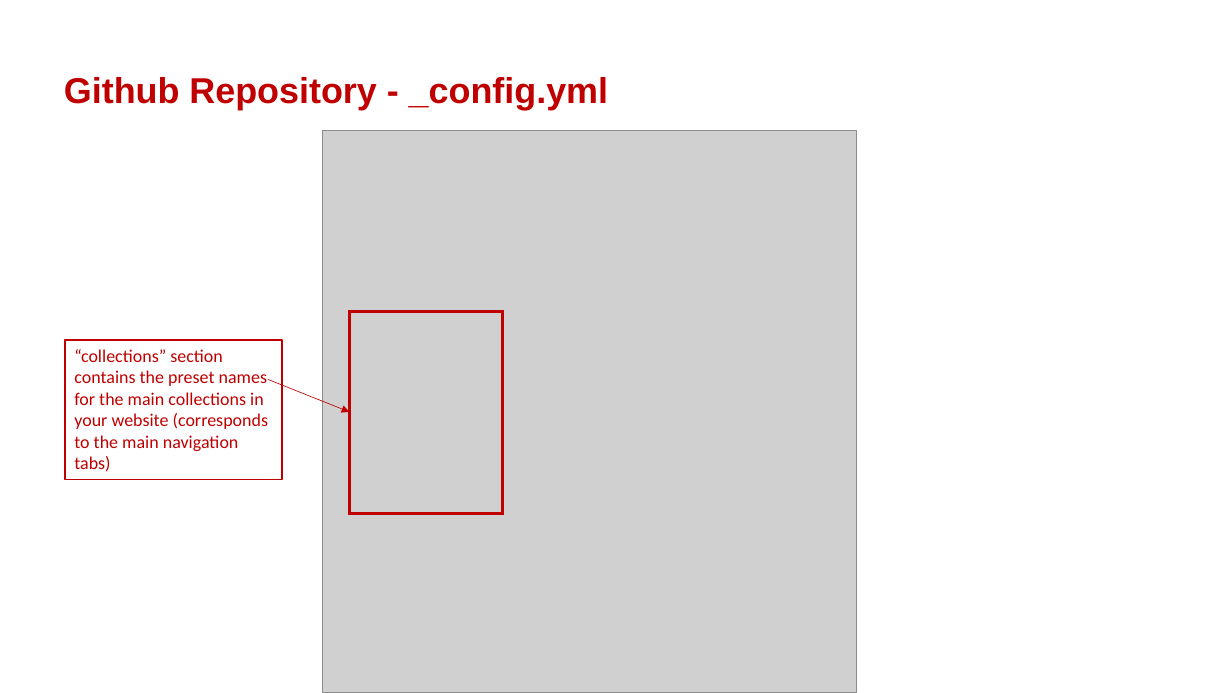
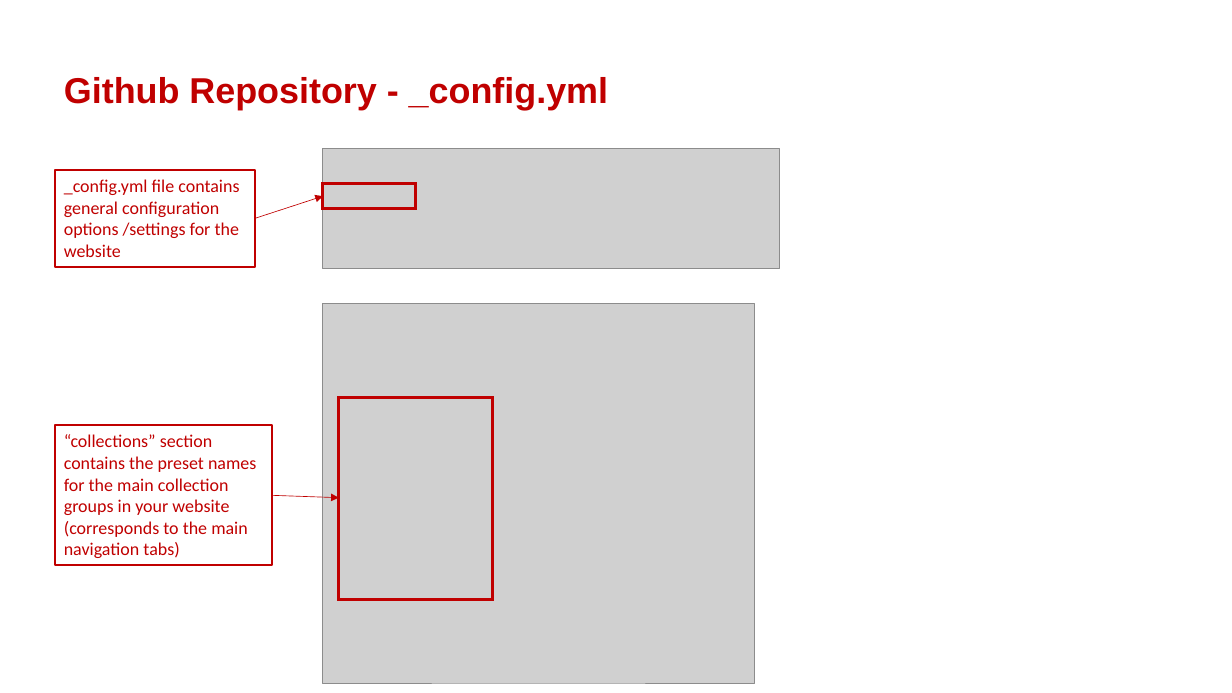
Before and after one commit to isomerpages/enterprisesg-sac-old, a slide deck: slide 12 of files/admin-guide/SAC-admin-guide-overview.pptx (slide 11 before the commit). Drawn at 1232x693 pixels with LibreOffice and Linux fonts; fonts in the diff are those of the drawing; grey boxes stand for pictures; background and template pictures are left out. Boxes give left, top, right and bottom in pixels: in the first picture for what was removed or moved away, otherwise in the second. Text is boxed around its words. In the diff, an @@ line names an element or a change of style, - is before the commit and + after.

```diff
--- a/files/admin-guide/SAC-admin-guide-overview.pptx
+++ b/files/admin-guide/SAC-admin-guide-overview.pptx
@@ picture added at (323,149,779,269) @@
@@ rectangle added at (55,170,254,266), outline #C00000 1.5 pt, 14 pt, text #C00000 @@
+_config.yml file contains general configuration options /settings for the website
@@ arrow moved from (268, 380) - (349, 412) to (255, 218) - (323, 196) @@
@@ rectangle added at (323,184,416,209), outline #C00000 2.25 pt @@
@@ picture: place and size @@
-picture at (323,131,856,693)
+picture at (323,304,754,683)
@@ rectangle: place and size @@
-rectangle at (349,311,503,514)
+rectangle at (339,397,493,600)
@@ rectangle "“collections” section contains the preset ...": place and size @@
-rectangle "“collections” section contains the preset ..." at (66,340,283,480)
+rectangle "“collections” section contains the preset ..." at (55,425,272,565)
@@ text in rectangle at (64,434,256,558): text changed @@
-“collections” section contains the preset names for the main collections in your website (corresponds to the main navigation tabs)
+“collections” section contains the preset names for the main collection groups in your website (corresponds to the main navigation tabs)
@@ arrow added from (272, 495) to (339, 498), #C00000 0.5 pt @@
```
Also in this commit, not shown: 8 other slides changed, 1 slide added, 4 other files.
